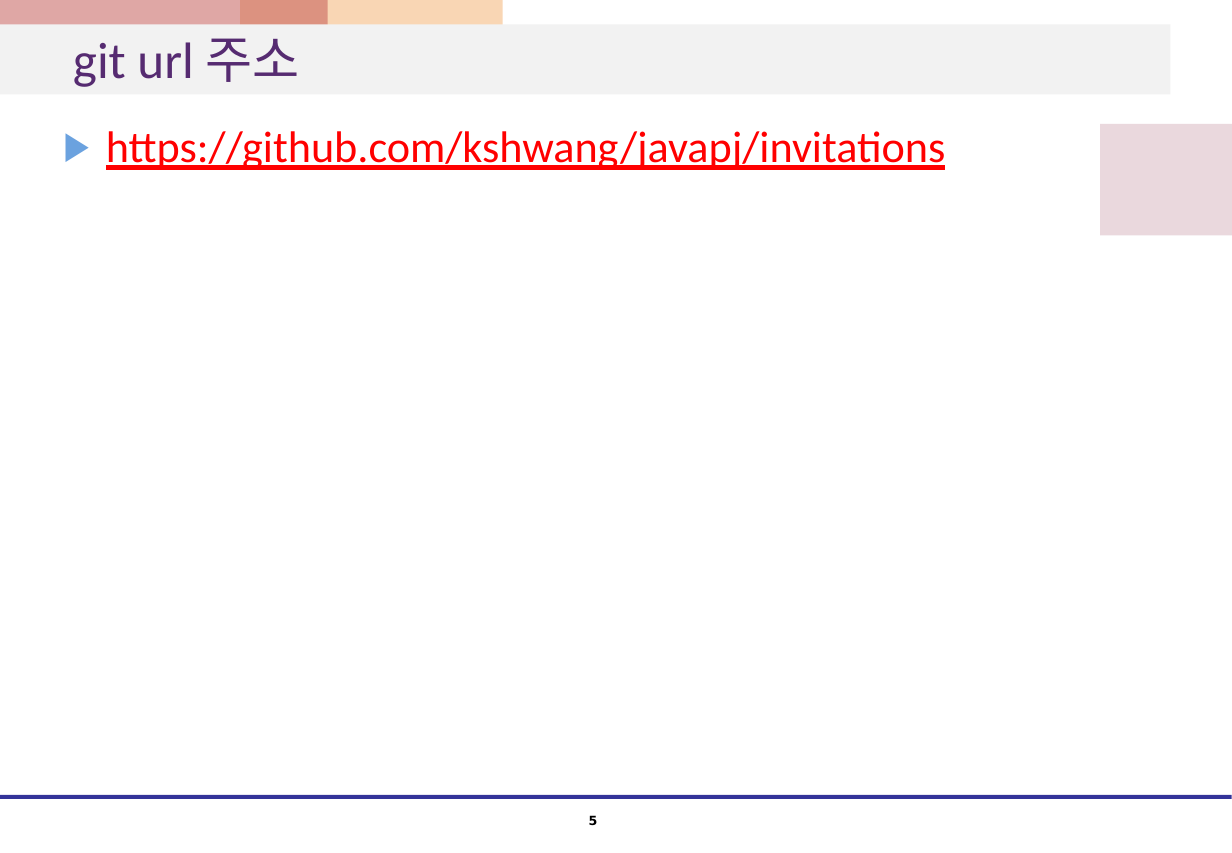
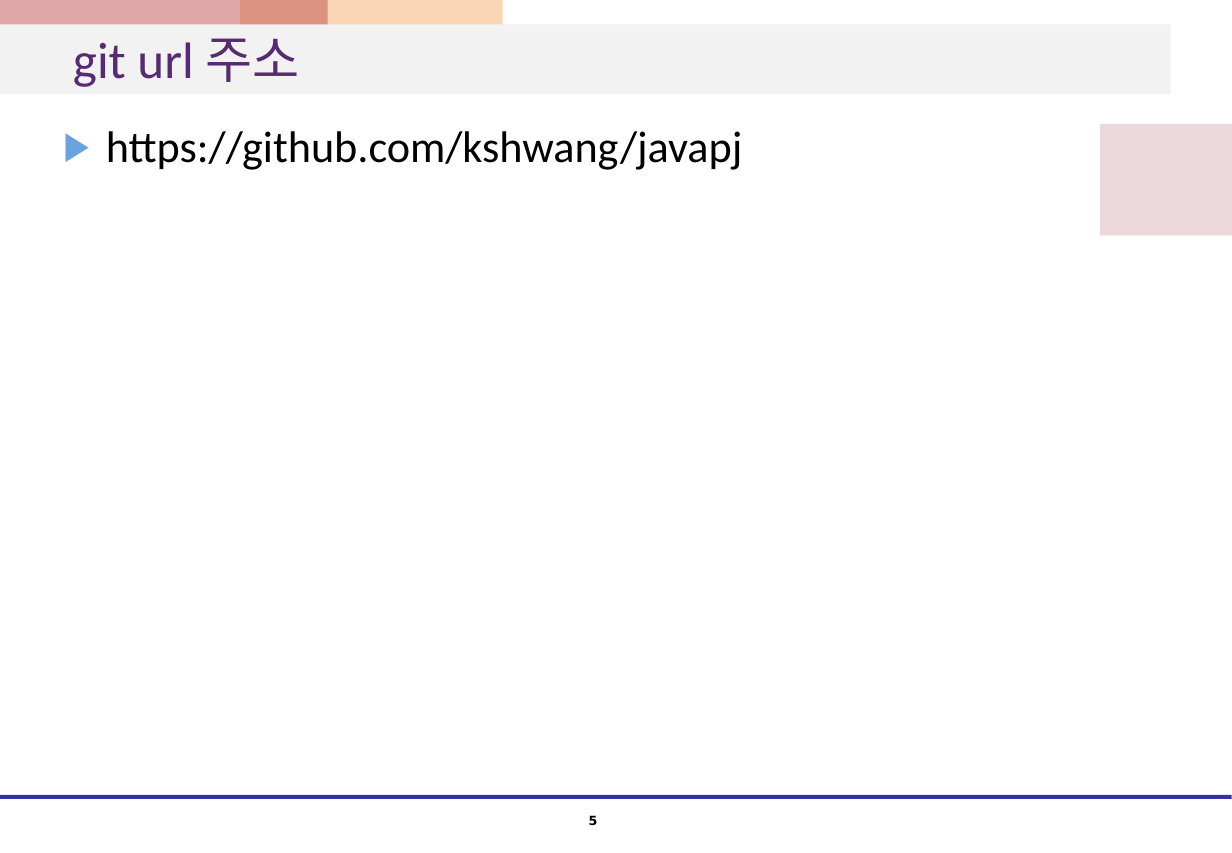
Before and after one commit to kshwang/javapj, a slide deck: slide 5 of 웹1팀_프로젝트_화면설계서.pptx. Drawn at 1232x853 pixels with LibreOffice and Linux fonts; fonts in the diff are those of the drawing. Boxes give left, top, right and bottom in pixels: in the first picture for what was removed or moved away, otherwise in the second. Text is boxed around its words. In the diff, an @@ line names an element or a change of style, - is before the commit and + after.

```diff
--- a/웹1팀_프로젝트_화면설계서.pptx
+++ b/웹1팀_프로젝트_화면설계서.pptx
@@ text at (106, 131, 742, 170): text changed; text colour #FF0000 to #000000 @@
-▶ https://github.com/kshwang/javapj/invitations
+▶ https://github.com/kshwang/javapj
```
Also in this commit, not shown: 13 other slides changed, 5 slides added, 8 slides removed.
